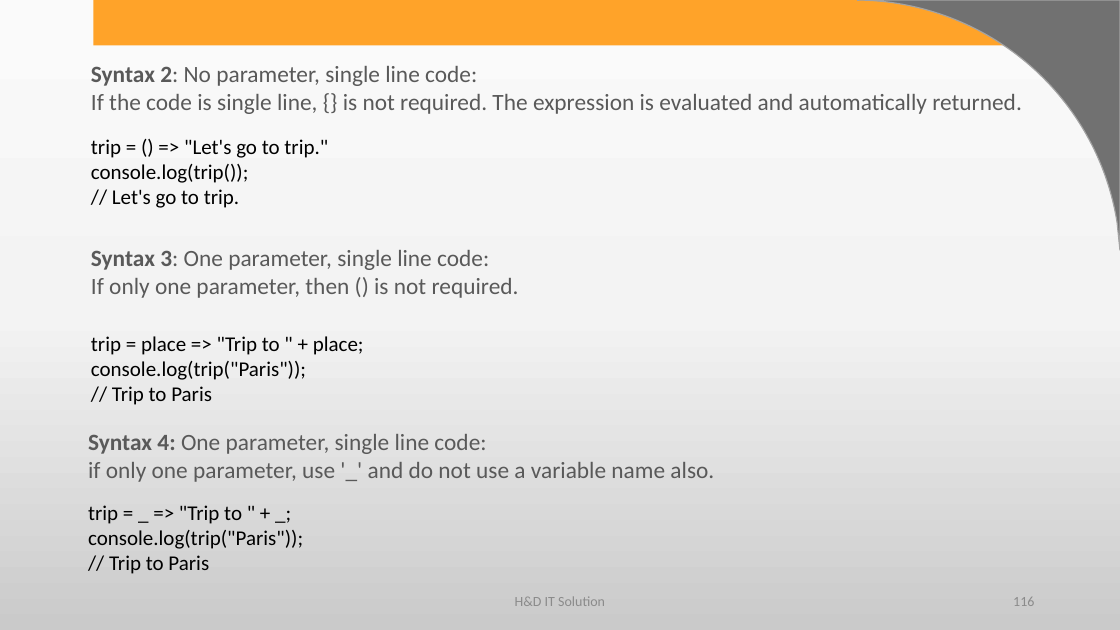
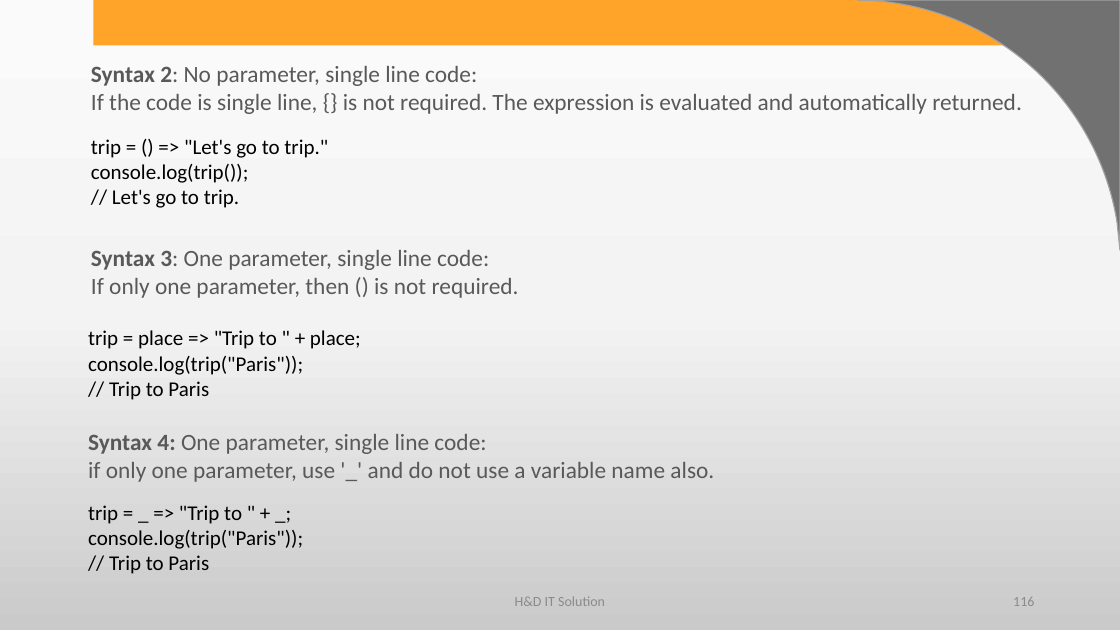
Before and after one commit to harshadasawant/javascript, a slide deck: slide 116 of ppt/JavaScript.pptx. Drawn at 1120x630 pixels with LibreOffice and Linux fonts; fonts in the diff are those of the drawing; background and template pictures are left out. Boxes give left, top, right and bottom in pixels: in the first picture for what was removed or moved away, otherwise in the second. Text is boxed around its words. In the diff, an @@ line names an element or a change of style, - is before the commit and + after.

```diff
--- a/ppt/JavaScript.pptx
+++ b/ppt/JavaScript.pptx
@@ text "trip = place => "Trip ...": place and size @@
-text "trip = place => "Trip ..." at box(91, 336, 364, 405)
+text "trip = place => "Trip ..." at box(88, 330, 361, 400)
```
Also in this commit, not shown: 1 other slide changed, 12 slides added, 2 other files.
